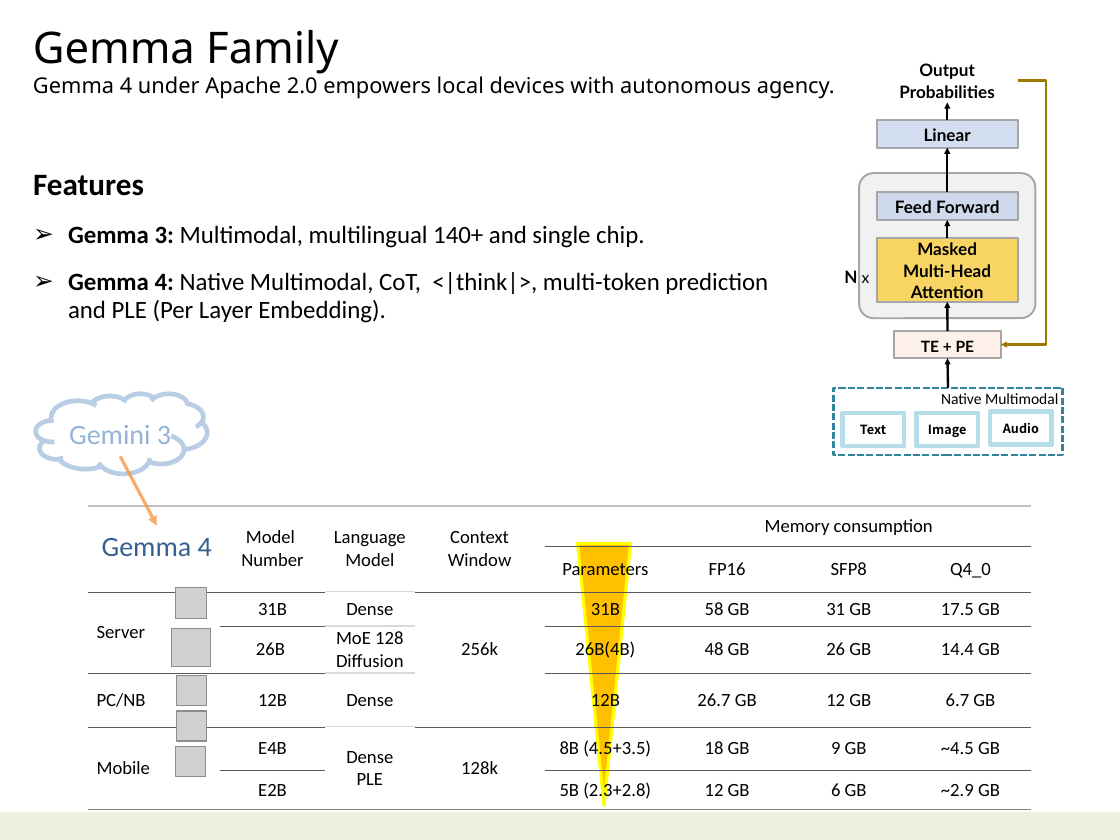
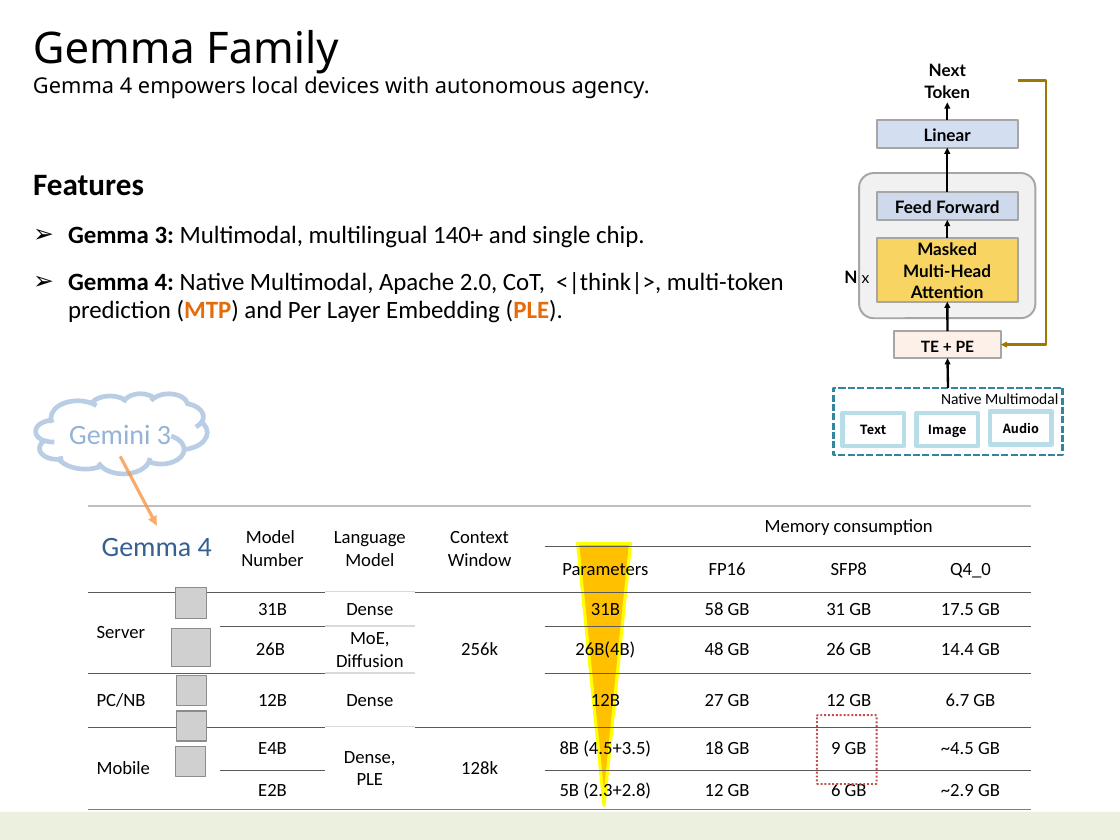
Before and after one commit to navibator/crazy-ai, a slide deck: slide 10 of ai-gemma.pptx. Drawn at 1120x840 pixels with LibreOffice and Linux fonts; fonts in the diff are those of the drawing; grey boxes stand for pictures. Boxes give left, top, right and bottom in pixels: in the first picture for what was removed or moved away, otherwise in the second. Text is boxed around its words. In the diff, an @@ line names an element or a change of style, - is before the commit and + after.

```diff
--- a/ai-gemma.pptx
+++ b/ai-gemma.pptx
@@ text at (33,30,650,99): text changed @@
-Gemma Family
-Gemma 4 under Apache 2.0 empowers local devices with autonomous agency.
+Gemma Family
+Gemma 4 empowers local devices with autonomous agency.
@@ text at (924,63,970,103): text changed @@
-Output
-Probabilities
+Next
+Token
@@ text at (68,272,784,323): text changed @@
-➢ Gemma 4: Native Multimodal, CoT, <|think|>, multi-token prediction and PLE (Per Layer Embedding).
+➢ Gemma 4: Native Multimodal, Apache 2.0, CoT, <|think|>, multi-token prediction (MTP) and Per Layer Embedding (PLE).
@@ table at (87,506,1033,805) @@
-row 4, column 3: MoE 128 / Diffusion
+row 4, column 3: MoE, / Diffusion
-row 5, column 6: 26.7 GB
+row 5, column 6: 27 GB
-row 6, column 3: Dense / PLE
+row 6, column 3: Dense, / PLE
@@ rounded rectangle added at (816,716,876,784), outline #C0504D 1.25 pt dashed @@
```
Also in this commit, not shown: 4 other slides changed, 3 slides added, 4 slides removed, 1 other file.
